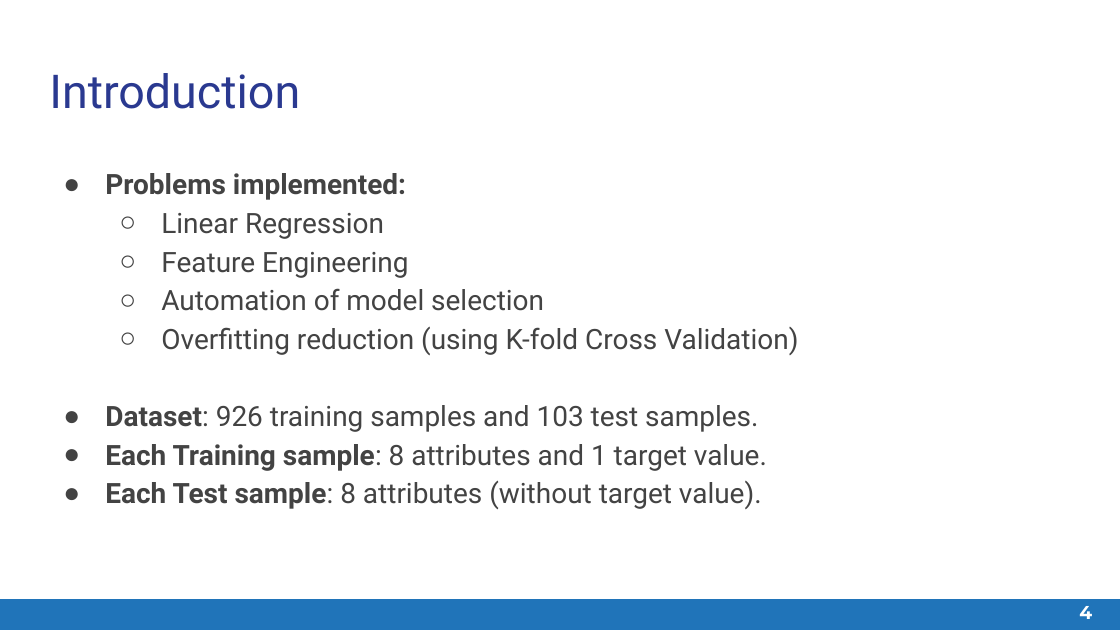
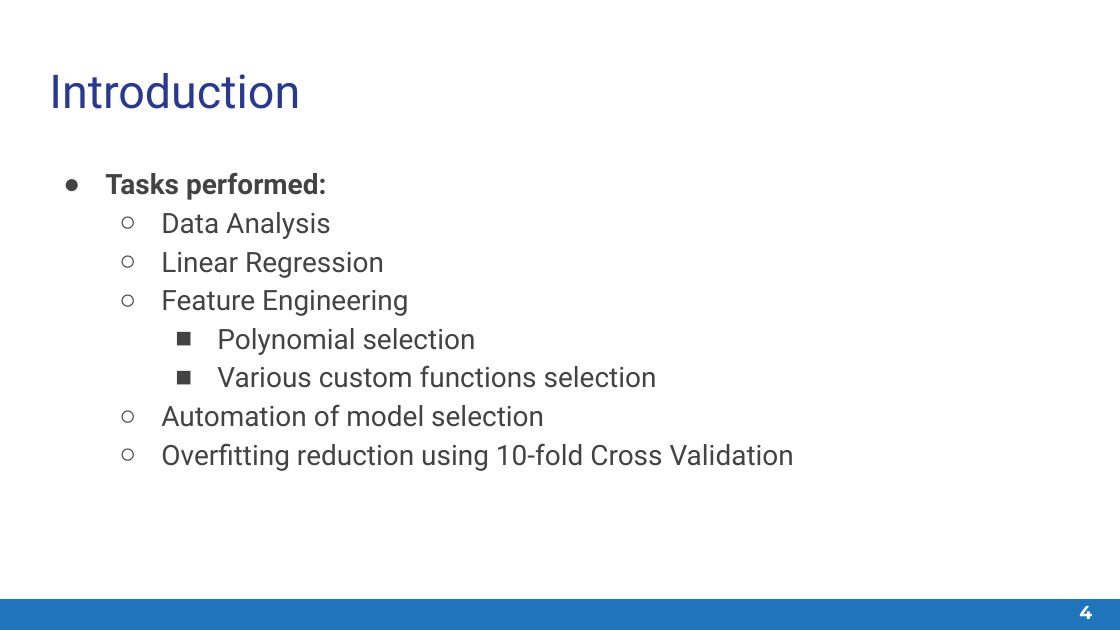
Before and after one commit to ayushkumarshah/Linear_Feature_Engineering_Matlab, a slide deck: slide 4 of documentation/Quantitative Foundations Project 1 - Slide Deck.pptx. Drawn at 1120x630 pixels with LibreOffice and Linux fonts; fonts in the diff are those of the drawing. Boxes give left, top, right and bottom in pixels: in the first picture for what was removed or moved away, otherwise in the second. Text is boxed around its words. In the diff, an @@ line names an element or a change of style, - is before the commit and + after.

```diff
--- a/documentation/Quantitative Foundations Project 1 - Slide Deck.pptx
+++ b/documentation/Quantitative Foundations Project 1 - Slide Deck.pptx
@@ text at <box>105,172,331,239</box>: text changed @@
-● Problems implemented:
+● Tasks performed:
+  ○ Data Analysis
@@ text at <box>217,328,657,388</box>: paragraphs added @@
+    ■ Polynomial selection
+    ■ Various custom functions selection
@@ text at <box>161,443,794,471</box>: text changed @@
-  ○ Overfitting reduction (using K-fold Cross Validation)
-● Dataset: 926 training samples and 103 test samples.
-● Each Training sample: 8 attributes and 1 target value.
-● Each Test sample: 8 attributes (without target value).
+  ○ Overfitting reduction using 10-fold Cross Validation
```
Also in this commit, not shown: 7 other slides changed, 2 other files.
